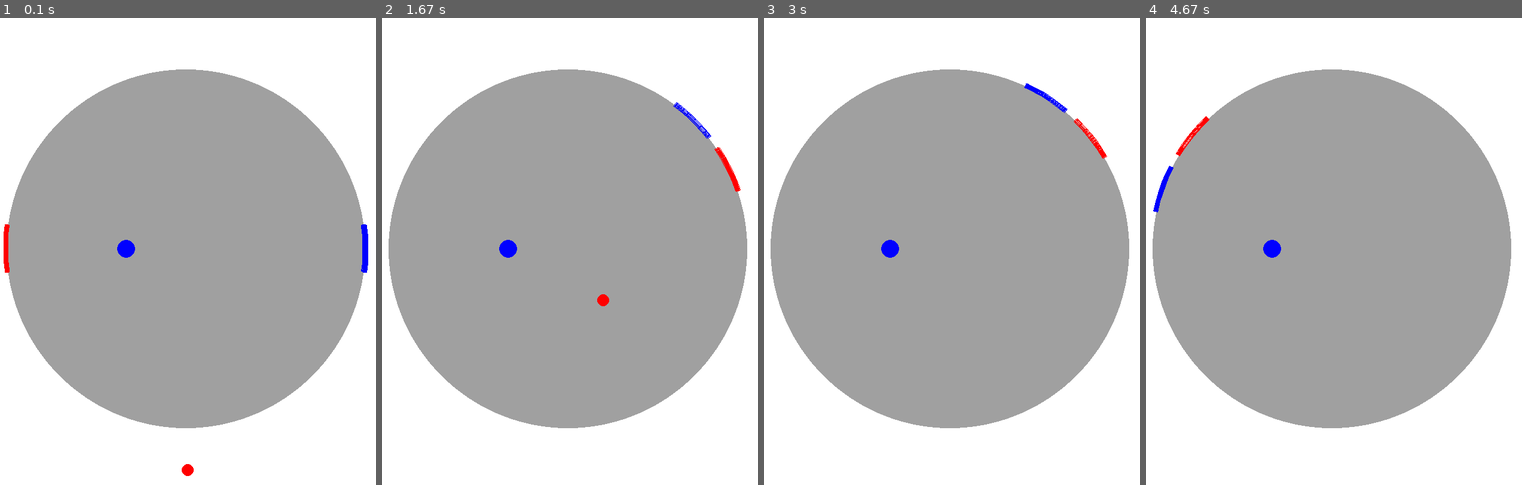
Above: before the commit, frames 1-4 (left to right).
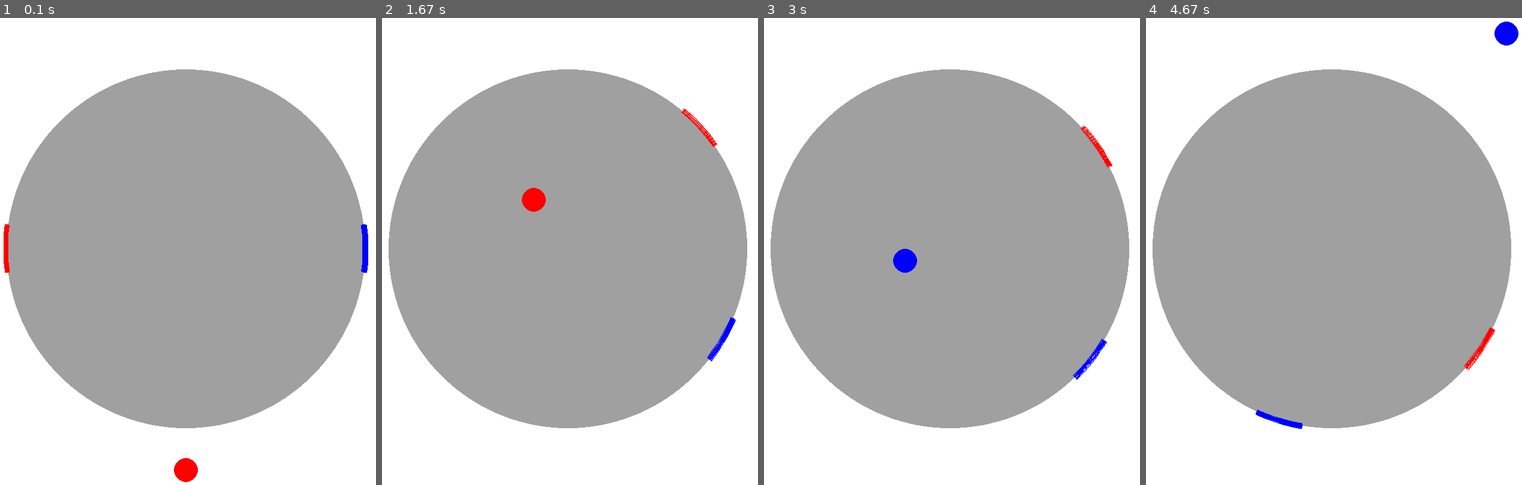
Above: after the commit, the same moments.

Repository: sandhyarottoo/phys-hackathon-2023
Game: pygame game, started from francosPolar.py
Two runs of this game, one before a commit and one after it. Both use one fixed random seed, a clock stepped at 60 frames per second and the inputs below.
Inputs:
- Up to frame 1 (0.1 s): no input
- Up to frame 2 (1.67 s): hold Right 0.33-0.8 s; hold Right 0.83-1.3 s; hold D 0.83-1.3 s; hold Left from 1.33 s (still down); hold A from 1.33 s (still down)
- Up to frame 3 (3 s): release Left at 1.87 s; release A at 1.87 s; hold Left 1.9-2.3 s; hold A 1.9-2.3 s; hold Right 2.33-2.97 s; hold D 2.33-2.97 s
- Up to frame 4 (4.67 s): hold Left 3-3.47 s; hold A 3-3.47 s; hold Right 3.5-3.97 s; hold D 3.5-3.97 s; hold Right 4-4.47 s; hold D 4-4.47 s; hold Left from 4.5 s (still down); hold A from 4.5 s (still down)

The runs differ from the first frame. In frame 1, 0.3% of the frame differs, in the area x 31-53%, y 47-100%; in frame 2, 0.9%; in frame 3, 0.7%; in frame 4, 1.0%, in the area x 1-100%, y 0-88%.

Commit message:
fixed paddel collisions and got the ball to change color

Diff:
--- a/francosPolar.py
+++ b/francosPolar.py
@@ -26,8 +26,12 @@
 height = 790
 RING_RADIUS = 300
 PLAYER_RADIUS = 305
-
-PLAYER_VELOCITY = 6
+player_width = 8
+
+w_platform = 0.0015 #number is in rad/s, returns deg/s
+
+vinitial = -300
+PLAYER_VELOCITY = 4
 PLAYER_ARC_ANGLE = np.pi / 12  # 90 degrees in radians
 
 player1_angle = -np.pi / 2
@@ -63,14 +67,13 @@
         self.color = color
         self.pos = pygame.Vector2(PLAYER_RADIUS, start_angle)
         self.keys = keys
-        self.player_width = 8
 
         self.image = pygame.Surface((2*(PLAYER_RADIUS) , 2*(PLAYER_RADIUS)), pygame.SRCALPHA)
         pygame.draw.arc(self.image, self.color,
                         (0, 0, (PLAYER_RADIUS) * 2, (PLAYER_RADIUS) * 2),
                         self.pos.y - PLAYER_ARC_ANGLE / 2,
                         self.pos.y + PLAYER_ARC_ANGLE / 2,
-                        width=self.player_width)
+                        width=player_width)
         self.rect = self.image.get_rect()
         self.rect.center = (width/2, height/2)
 
@@ -87,7 +90,7 @@
                         (0, 0, (PLAYER_RADIUS) * 2, (PLAYER_RADIUS) * 2),
                         self.pos.y - PLAYER_ARC_ANGLE / 2,
                         self.pos.y + PLAYER_ARC_ANGLE / 2,
-                        width=self.player_width)
+                        width=player_width)
 
 
 class PointCharge(pygame.sprite.Sprite):
@@ -120,9 +123,12 @@
         self.pos = pos
         self.vel = vel
         self.acc = acc
+        self.radius = radius
+        self.bool_color = False
+        self.color = "blue"
 
         self.image = pygame.Surface((2 * radius, 2 * radius), pygame.SRCALPHA)
-        pygame.draw.circle(self.image, color, (radius, radius), radius)
+        pygame.draw.circle(self.image, self.color, (radius, radius), radius)
         self.rect = self.image.get_rect()
 
         pos_cartesian = polar_to_cartesian(self.pos)
@@ -142,7 +148,22 @@
         return force
 
 
-    def update(self, force_sources):
+    def update(self, force_sources,player1,player2):
+        if pygame.sprite.collide_mask(self,player1) or pygame.sprite.collide_mask(self,player2):
+
+            self.bool_color = not self.bool_color
+
+            #collision change of motion
+            if self.pos.x < 0:
+                self.pos.x = -(PLAYER_RADIUS - player_width - self.radius)
+            else:
+                self.pos.x = (PLAYER_RADIUS - player_width - self.radius)
+
+            if abs(self.vel.x) < 50:
+                self.vel.x *= -1.25
+            else:
+                self.vel.x *= -1.08
+
         # Update the position of the sprite
         self.pos += self.vel*dt
         self.vel += self.acc*dt
@@ -151,7 +172,15 @@
         self.acc += self.getForce(force_sources)
 
         pos_cartesian = polar_to_cartesian(self.pos)
+
         self.rect.center = (pos_cartesian.x + width/2, pos_cartesian.y + height/2)
+
+        if self.bool_color:
+            self.color = "blue"
+        else:
+            self.color = "red"
+
+        pygame.draw.circle(self.image, self.color, (self.radius, self.radius), self.radius)
 
 
 ############ MAIN CODE ############
@@ -164,22 +193,23 @@
 
 #initial conditions in polar coords
 pos_polar = pygame.Vector2(screen.get_width()/2, np.pi/2)
-vel_polar = pygame.Vector2(-300, 0)
+vel_polar = pygame.Vector2(vinitial, 0)
 acc_polar = pygame.Vector2(0,0)
 
 # Create a sprite
-circle = CircleSprite(pos_polar, vel_polar, acc_polar, 10, CIRCLE_COLOR)
+circle = CircleSprite(pos_polar, vel_polar, acc_polar, 20, CIRCLE_COLOR)
 circles = pygame.sprite.Group()
 circles.add(circle)
 
 # create a point charge
-charge = PointCharge(pygame.Vector2(-100, 0), 100000)
+#charge = PointCharge(pygame.Vector2(-100, 0), 100000)
+
 charges = pygame.sprite.Group()
-charges.add(charge)
+#charges.add(charge)
 
 # players
-player1_keys = [pygame.K_a, pygame.K_d]
-player2_keys = [pygame.K_LEFT, pygame.K_RIGHT]
+player1_keys = [pygame.K_d, pygame.K_a]
+player2_keys = [pygame.K_RIGHT, pygame.K_LEFT]
 
 player1 = Player("blue", 0, player1_keys)
 player2 = Player("red", np.pi, player2_keys)
@@ -190,7 +220,6 @@
 # Main game loop
 running = True
 
-w_platform = 0.01 #number is in rad/s, returns deg/s
 acc_platform = 0 #acceleration of the platform
 
 while running:
@@ -202,7 +231,7 @@
     screen.fill(BACKGROUND_COLOR)
     pygame.draw.circle(screen, (160,160,160), (width / 2, height / 2), RING_RADIUS)
 
-    circles.update(charges)
+    circles.update(charges,player1,player2)
     circles.draw(screen)
 
     charges.draw(screen)
